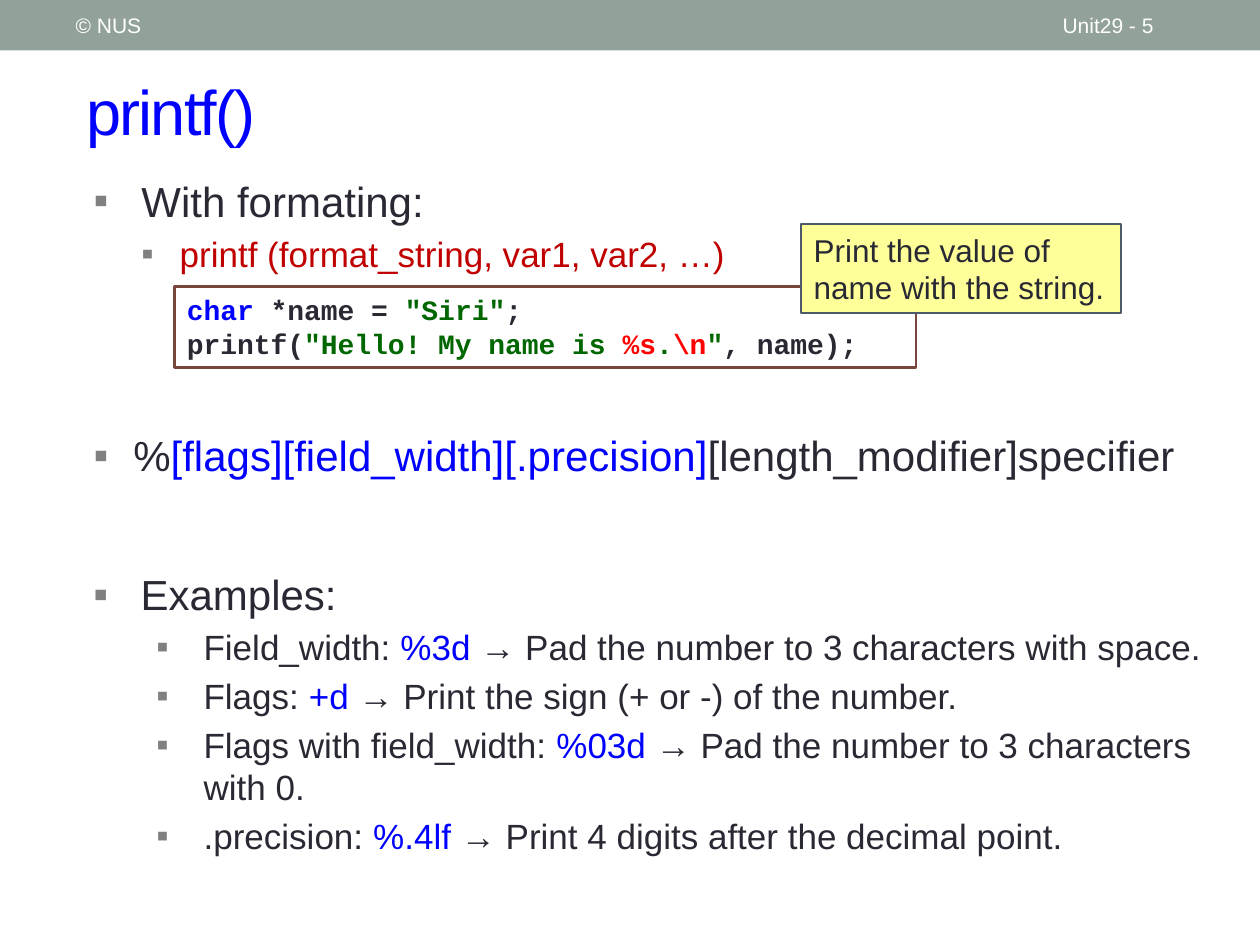
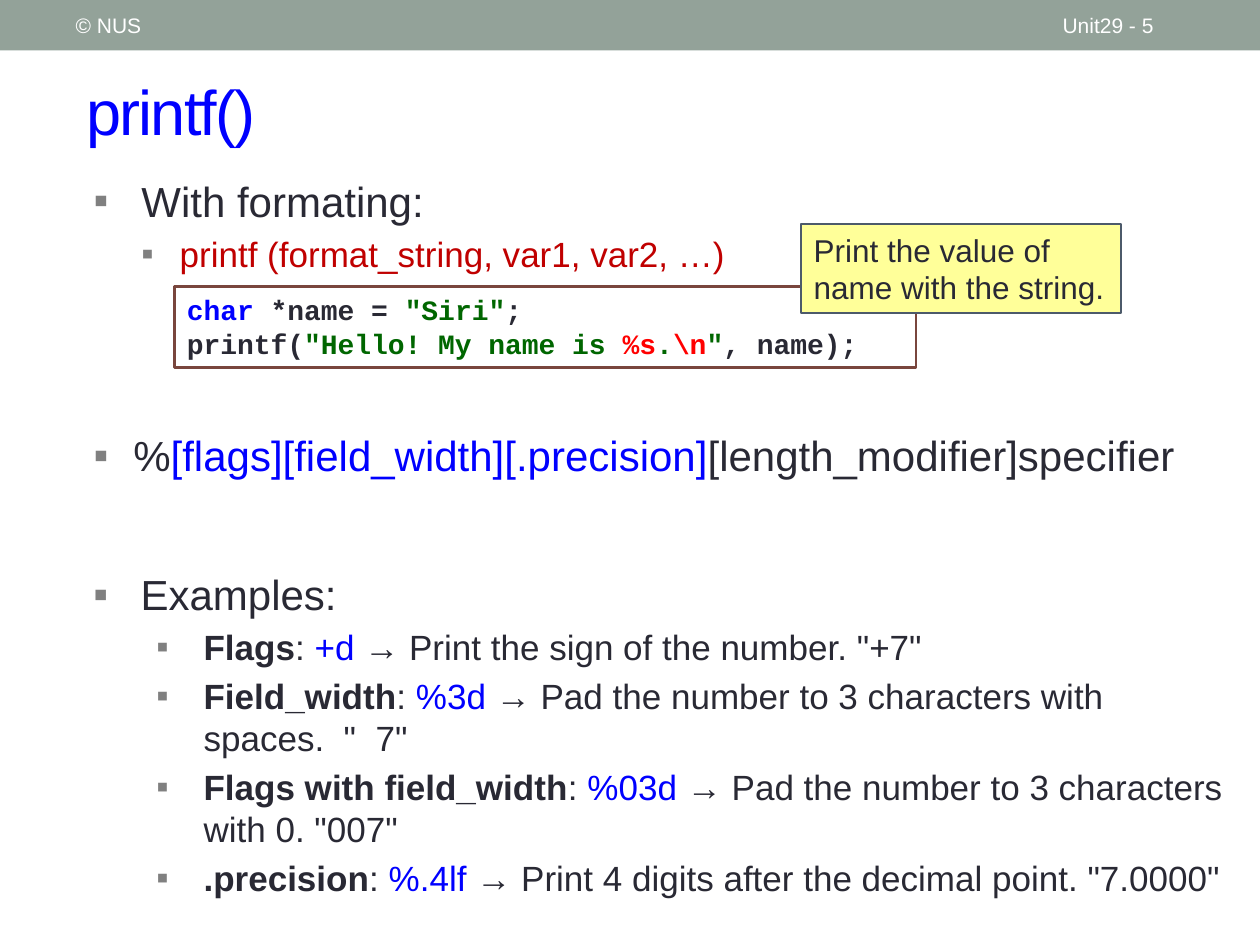
Before and after one commit to nus-cs1010-2021-s2/website, a slide deck: slide 5 of slides/Unit29_Standard IO.pptx. Drawn at 1260x945 pixels with LibreOffice and Linux fonts; fonts in the diff are those of the drawing. Boxes give left, top, right and bottom in pixels: in the first picture for what was removed or moved away, otherwise in the second. Text is boxed around its words. In the diff, an @@ line names an element or a change of style, - is before the commit and + after.

```diff
--- a/slides/Unit29_Standard IO.pptx
+++ b/slides/Unit29_Standard IO.pptx
@@ text at [204,634,1223,898]: text changed @@
-  ▪ Field_width: %3d → Pad the number to 3 characters with space.
-  ▪ Flags: +d → Print the sign (+ or -) of the number.
-  ▪ Flags with field_width: %03d → Pad the number to 3 characters with 0.
-  ▪ .precision: %.4lf → Print 4 digits after the decimal point.
+  ▪ Flags: +d → Print the sign of the number. "+7"
+  ▪ Field_width: %3d → Pad the number to 3 characters with spaces. " 7"
+  ▪ Flags with field_width: %03d → Pad the number to 3 characters with 0. "007"
+  ▪ .precision: %.4lf → Print 4 digits after the decimal point. "7.0000"
```
Also in this commit, not shown: 7 other slides changed, 4 other files.
